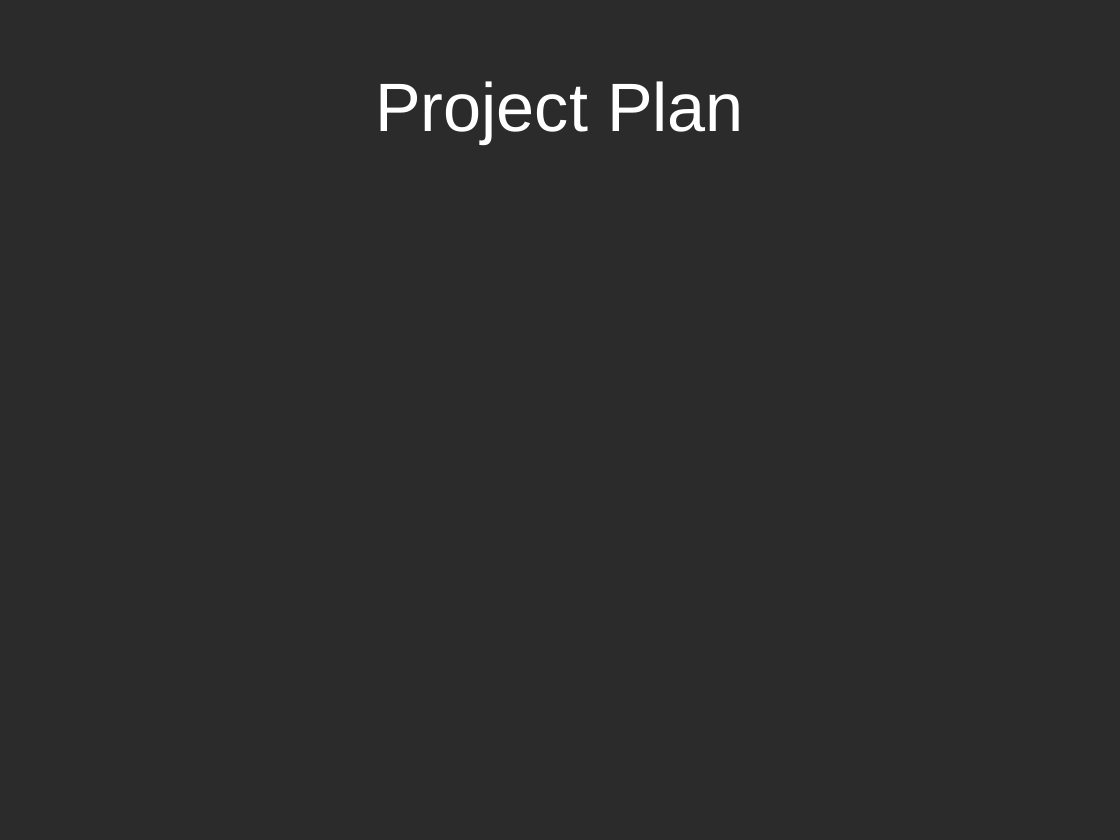
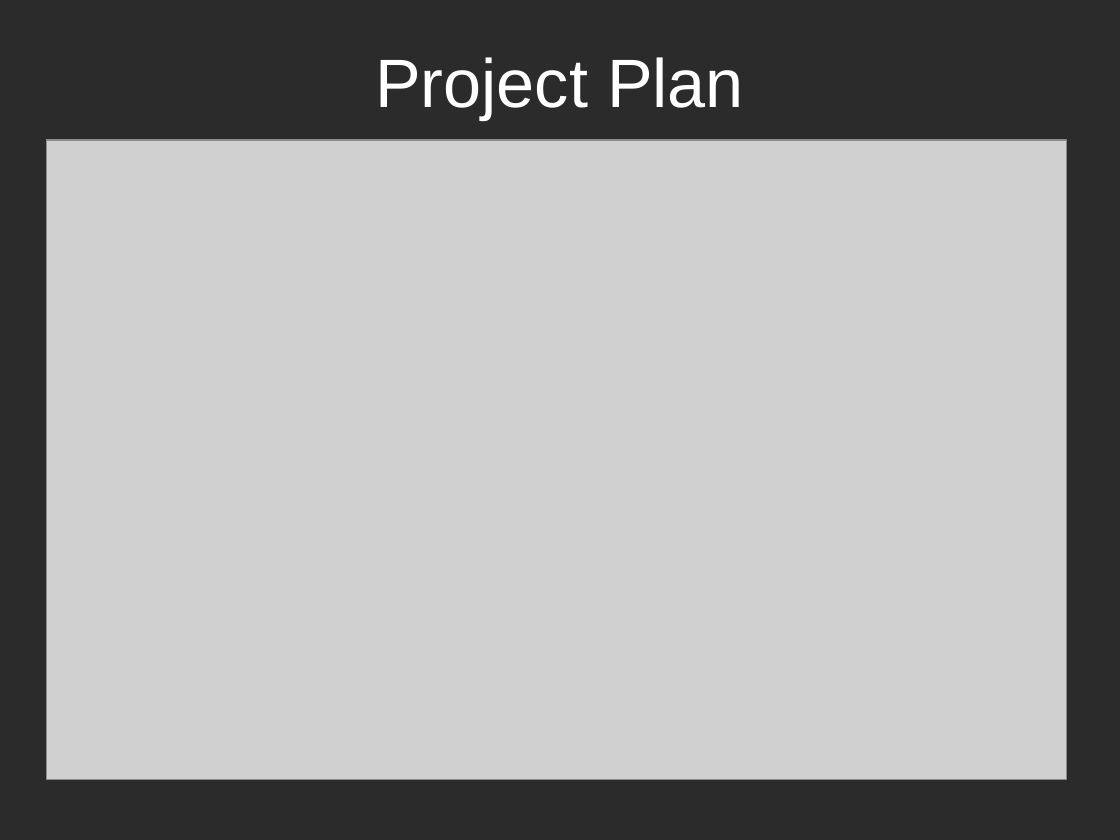
Before and after one commit to k0emt/macts, a slide deck: slide 6 of portfolio/PresentationInception.pptx (slide 7 before the commit). Drawn at 1120x840 pixels with LibreOffice and Linux fonts; fonts in the diff are those of the drawing; grey boxes stand for pictures; background and template pictures are left out; a plain dark background stands for a picture behind light text. Boxes give left, top, right and bottom in pixels: in the first picture for what was removed or moved away, otherwise in the second. Text is boxed around its words. In the diff, an @@ line names an element or a change of style, - is before the commit and + after.

```diff
--- a/portfolio/PresentationInception.pptx
+++ b/portfolio/PresentationInception.pptx
@@ title "Project Plan" at box(375, 57, 744, 120): vertical alignment middle to top @@
@@ picture added at box(47, 140, 1066, 780) @@
```
Also in this commit, not shown: 15 other slides changed, 4 slides added, 8 slides removed, 4 other files.
